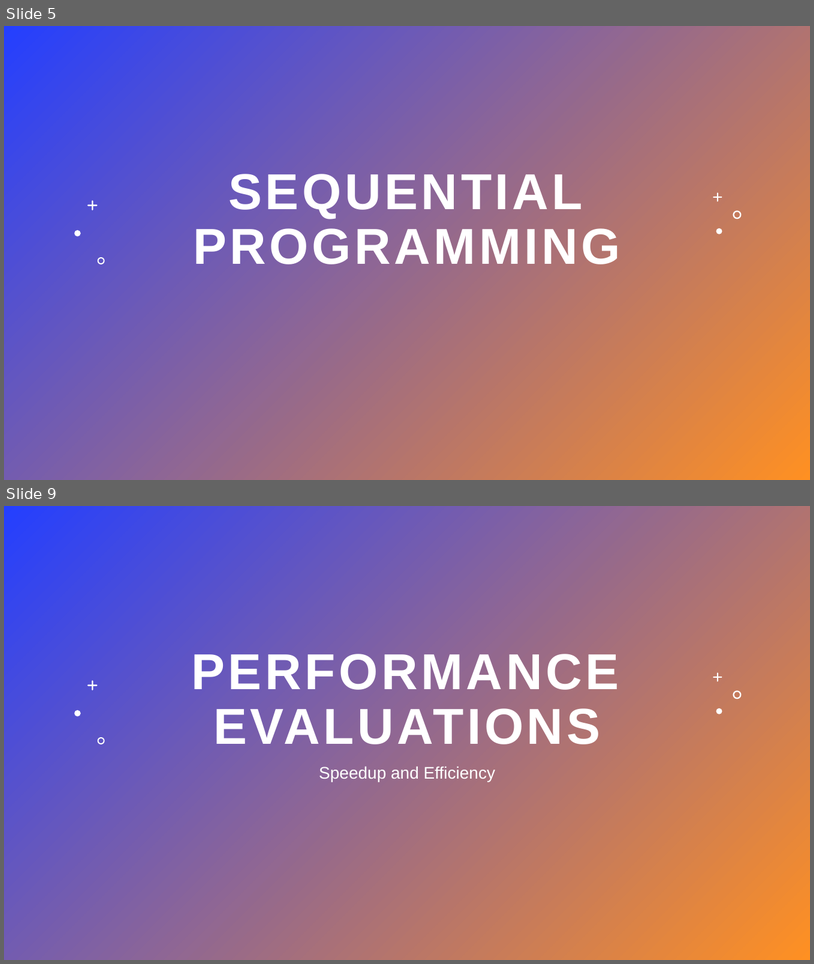
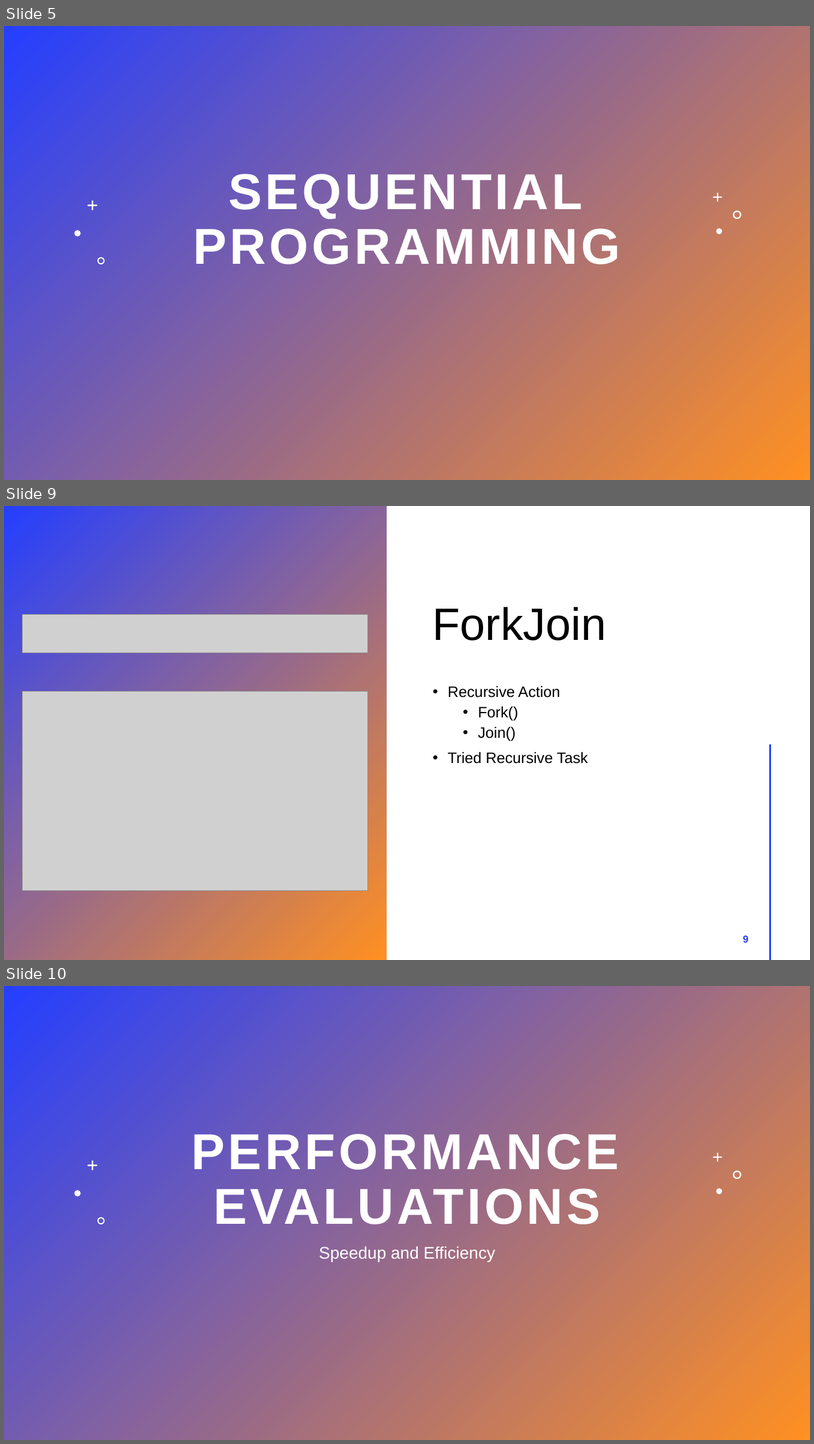
Before and after one commit to Bass4Nation/P-D-Prog-assignment, a slide deck: Project-6-Presentation.pptx. Shown one above the other, each under a label of ours: slides 5 and 9 before the commit, slides 5, 9 and 10 after it; the slides between them are not shown. The pictures are 814x964 and 814x1444 pixels, drawn with LibreOffice and Linux fonts; fonts in the diff are those of the drawing; grey boxes stand for pictures. Boxes give left, top, right and bottom in pixels: in the first picture for what was removed or moved away, otherwise in the second. Text is boxed around its words. In the diff, an @@ line names an element or a change of style, - is before the commit and + after.

```diff
--- a/Project-6-Presentation.pptx
+++ b/Project-6-Presentation.pptx
@@ slide 9 added at (4,506,810,960), background #FFFFFF @@
@@ rectangle added at (4,506,386,960), fill gradient #243FFF to #FF9022 @@
@@ line added from (51, 529) to (51, 959), #FF9022 2 pt @@
@@ title added at (433,607,607,640), 54 pt, text #000000 @@
+ForkJoin
@@ picture added at (23,614,368,653) @@
@@ text added at (448,685,588,763), 18 pt, text #000000 @@
+• Recursive Action
+  • Fork()
+  • Join()
+• Tried Recursive Task
@@ picture added at (23,691,368,890) @@
@@ line added from (770, 745) to (770, 959), #FF9022 2 pt @@
@@ page number added at (743,935,749,942), 12 pt, text #243FFF, bold @@
+9
@@ what was slide 9 is now slide 10 @@
```
Also in this commit, not shown: 4 slides changed, 6 other slides added, 5 slides removed.
